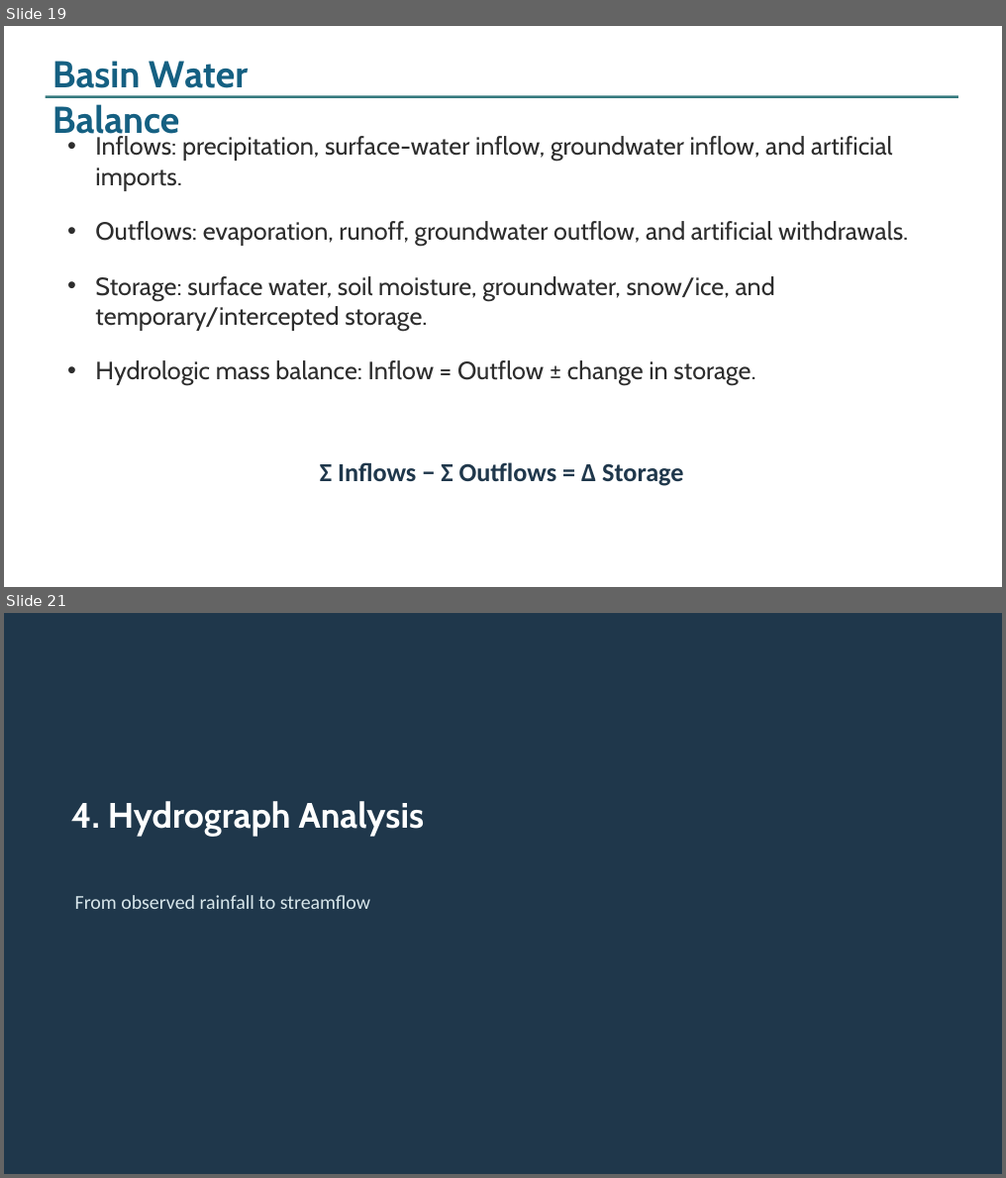
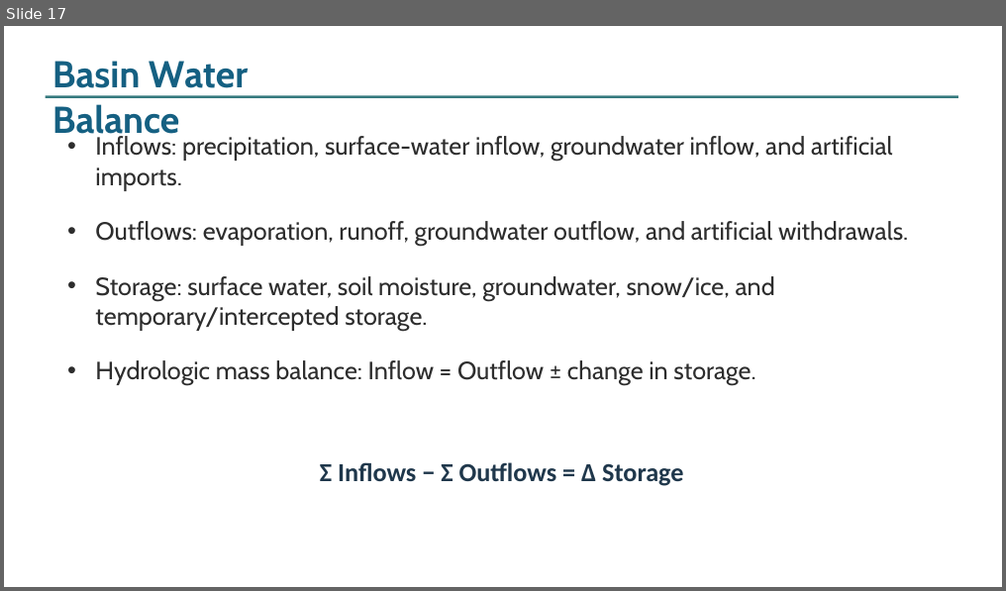
Before and after one commit to arjzaidi/arjzaidi.github.io, a slide deck: assets/downloads/lecture-07-hydrological-modeling.pptx. Shown one above the other, each under a label of ours: slides 19 and 21 before the commit, slide 17 after it; the slides between them are not shown. The pictures are 1006x1178 and 1006x591 pixels, drawn with LibreOffice and Linux fonts; fonts in the diff are those of the drawing. Boxes give left, top, right and bottom in pixels: in the first picture for what was removed or moved away, otherwise in the second. Text is boxed around its words. In the diff, an @@ line names an element or a change of style, - is before the commit and + after.

Commit message:
Move rainfall-runoff content from Lecture 7 to Lecture 8; update slides and downloads

```diff
--- a/assets/downloads/lecture-07-hydrological-modeling.pptx
+++ b/assets/downloads/lecture-07-hydrological-modeling.pptx
@@ slide 21 removed at (x1=4, y1=613, x2=1002, y2=1174), background #FFFFFF @@
@@ rectangle removed at (x1=4, y1=613, x2=1002, y2=1174) @@
@@ text removed at (x1=71, y1=801, x2=425, y2=836) @@
-4. Hydrograph Analysis
@@ text removed at (x1=75, y1=895, x2=370, y2=909) @@
-From observed rainfall to streamflow
@@ what was slide 19 is now slide 17 @@
```
Also in this commit, not shown: 5 slides changed, 18 other slides removed, 6 other files.
